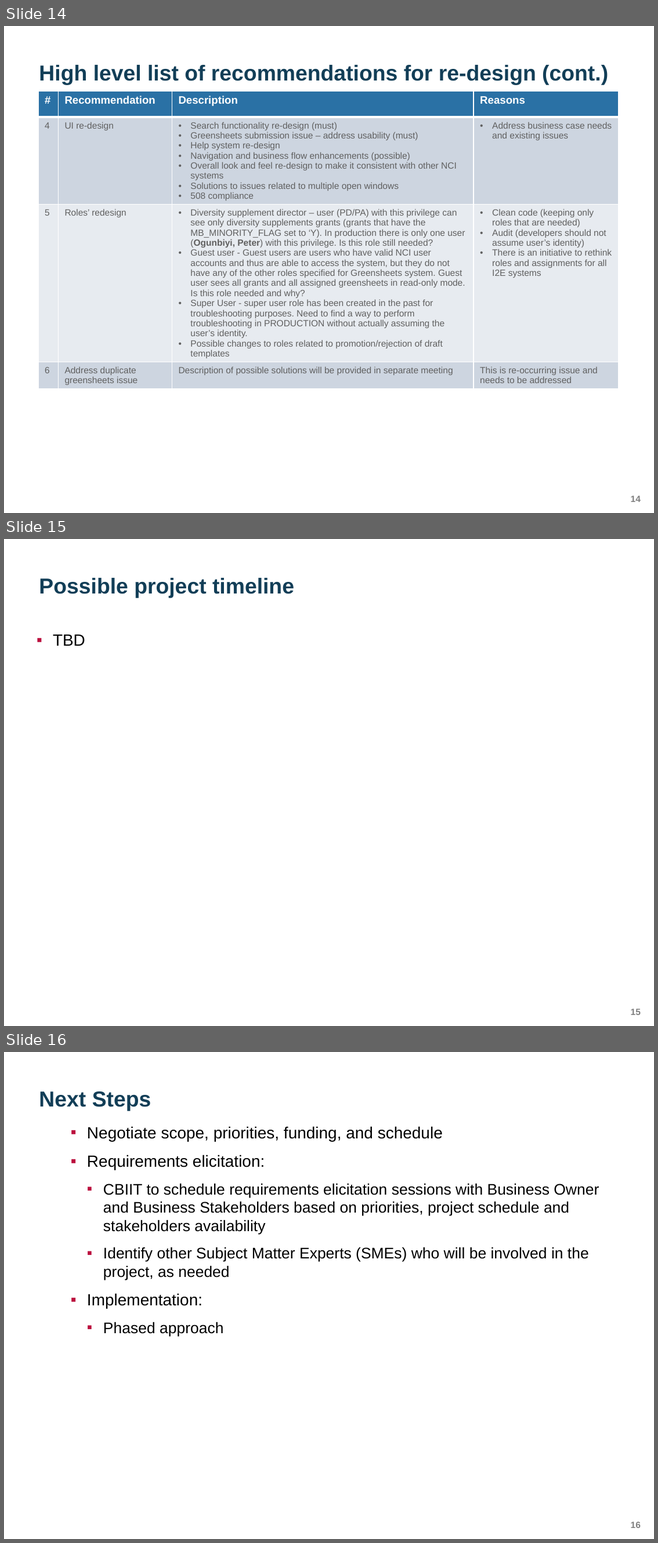
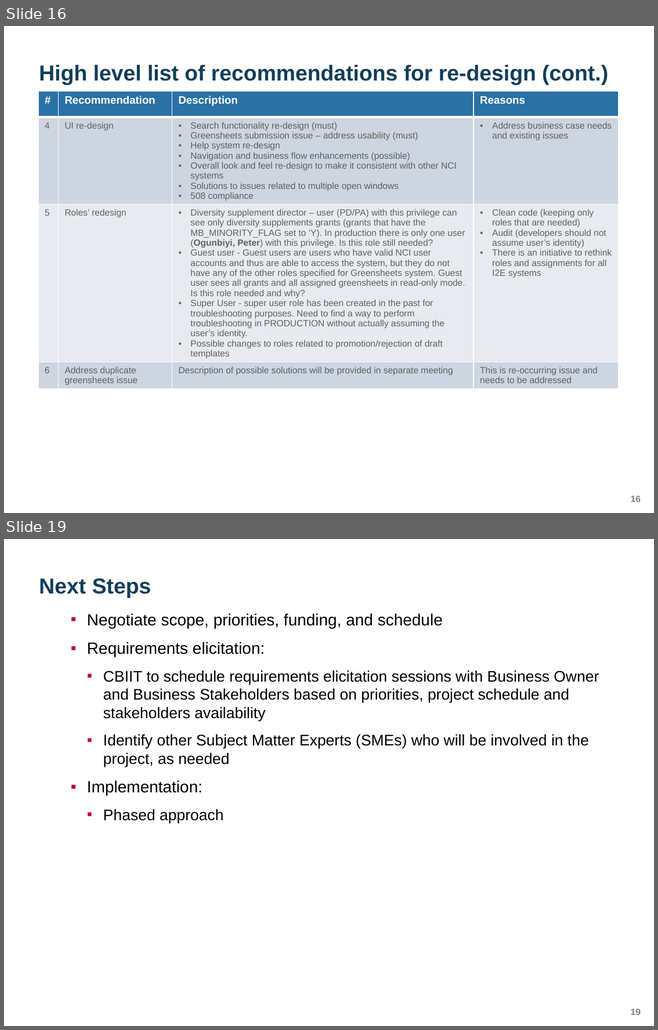
Before and after one commit to yaoh4/greensheets_classic, a slide deck: Requirements/Presentations/GreenSheets OGA presentation.pptx. Shown one above the other, each under a label of ours: slides 14, 15 and 16 before the commit, slides 16 and 19 after it; the slides between them are not shown. The pictures are 658x1543 and 658x1030 pixels, drawn with LibreOffice and Linux fonts; fonts in the diff are those of the drawing; background and template pictures are left out. Boxes give left, top, right and bottom in pixels: in the first picture for what was removed or moved away, otherwise in the second. Text is boxed around its words. In the diff, an @@ line names an element or a change of style, - is before the commit and + after.

```diff
--- a/Requirements/Presentations/GreenSheets OGA presentation.pptx
+++ b/Requirements/Presentations/GreenSheets OGA presentation.pptx
@@ slide 15 removed at [4,539,654,1026], background #FFFFFF; not listed: 1 template element that a slide beside it also shows @@
@@ title removed at [39,578,294,598] @@
-Possible project timeline
@@ text removed at [53,634,85,646] @@
-▪ TBD
@@ what was slide 14 is now slide 16 @@
@@ page number at [630,496,640,502]: text changed @@
-14
+16
@@ what was slide 16 is now slide 19 @@
```
Also in this commit, not shown: 4 slides added.
